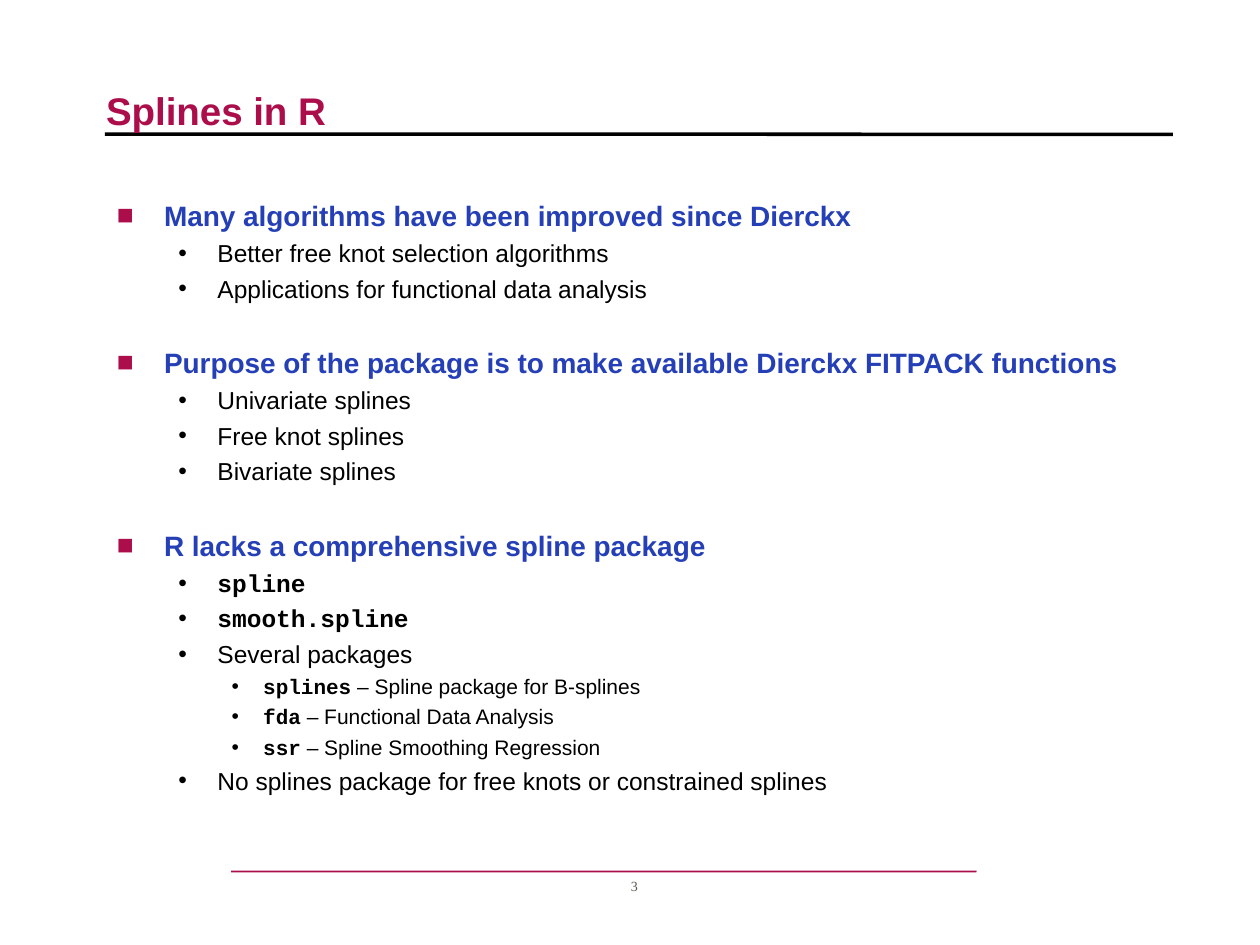
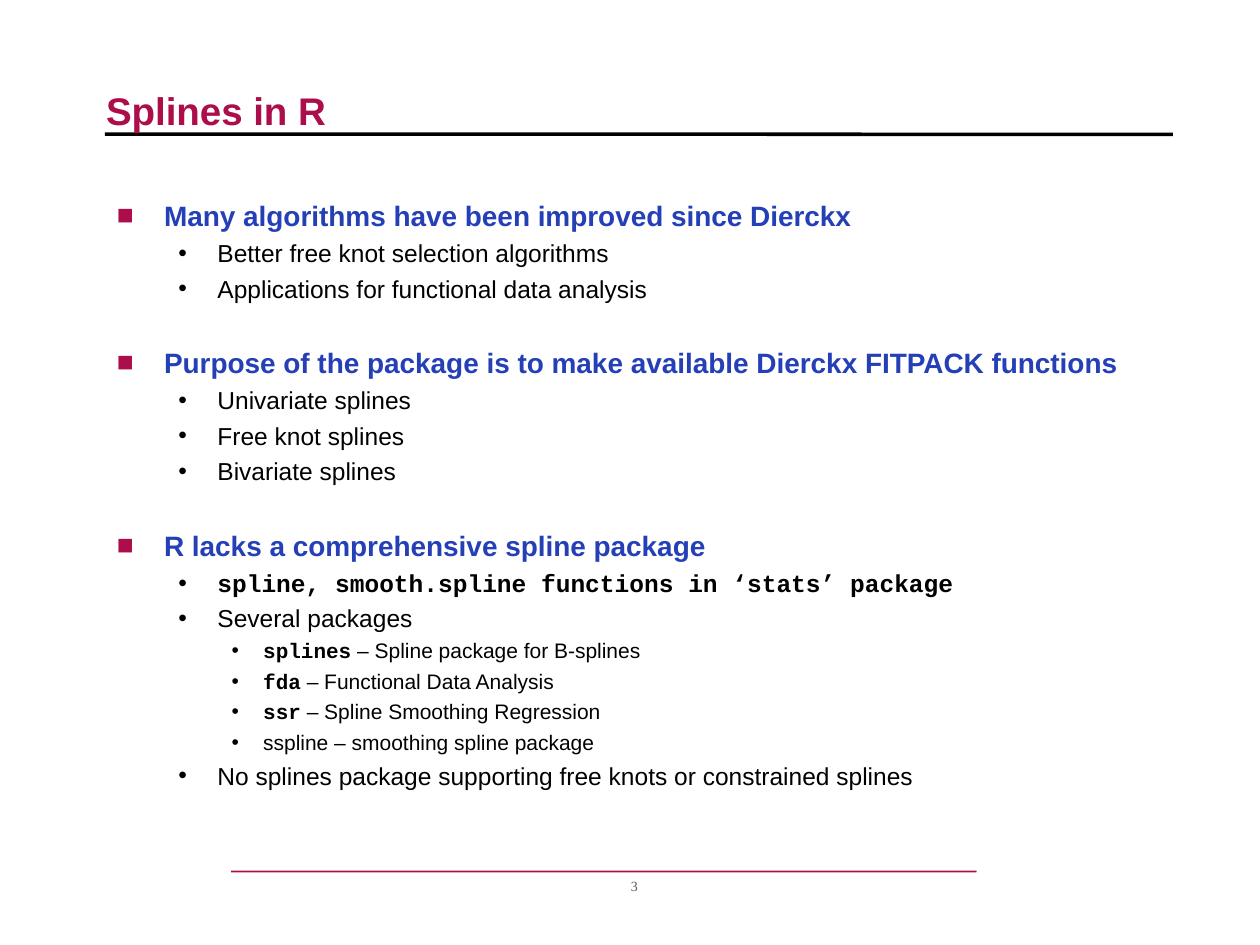
Before and after one commit to r-forge/dierckxspline, a slide deck: slide 3 of pkg/inst/jsm2007/DierckxSpline_JSM2007.ppt. Drawn at 1260x945 pixels with LibreOffice and Linux fonts; fonts in the diff are those of the drawing; background and template pictures are left out. Boxes give left, top, right and bottom in pixels: in the first picture for what was removed or moved away, otherwise in the second. Text is boxed around its words. In the diff, an @@ line names an element or a change of style, - is before the commit and + after.

```diff
--- a/pkg/inst/jsm2007/DierckxSpline_JSM2007.ppt
+++ b/pkg/inst/jsm2007/DierckxSpline_JSM2007.ppt
@@ text at [217,574,953,597]: text changed @@
-  • spline
-  • smooth.spline
+  • spline, smooth.spline functions in ‘stats’ package
@@ text at [217,734,912,790]: text changed @@
-  • No splines package for free knots or constrained splines
+    • sspline – smoothing spline package
+  • No splines package supporting free knots or constrained splines
```
Also in this commit, not shown: 1 other slide changed, 2 other files.
